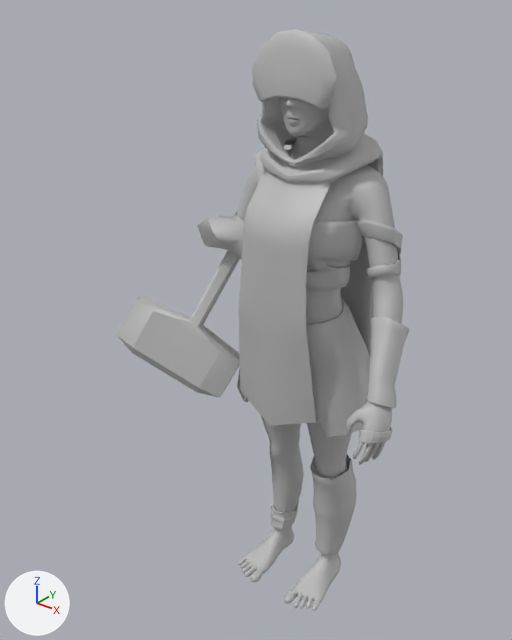
What one commit did to the FBX model Assets/Resources/Betty/Animations/cultist_anim_moving/CULTIST_IDLE_hammer.fbx.
Rendered twice from a camera (50 mm lens) standing at (1.62, -2.35, 2.83) and looking at (-0.21, -0.07, 1.42). The lights are fixed; the arrows at lower left show +X, +Y and +Z. Where no turn or scale is listed for an object, it has been applied to the vertices.

The first picture shows 'CHARACTER', 'HAMMER', 'cultistmask'.
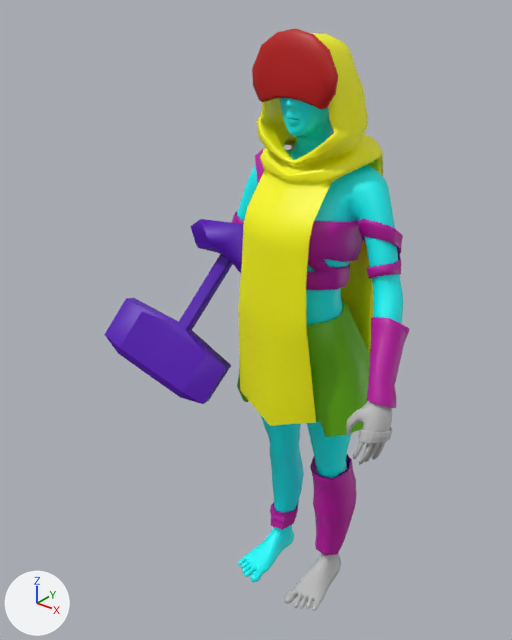
Patch to the scene script:
```diff
--- a/Assets/Resources/Betty/Animations/cultist_anim_moving/CULTIST_IDLE_hammer.fbx.py
+++ b/Assets/Resources/Betty/Animations/cultist_anim_moving/CULTIST_IDLE_hammer.fbx.py
@@ mat_lambert102 @@
+mat_lambert102 = principled_material('lambert102')
+mat_lambert102.base_color = (0.5, 0.0, 0.365)  # pink #bc00a3
@@ mat_lambert98 @@
+mat_lambert98 = principled_material('lambert98')
+mat_lambert98.base_color = (0.0, 1.0, 1.0)  # cyan #00ffff
@@ mat_lambert97 @@
+mat_lambert97 = principled_material('lambert97')
+mat_lambert97.base_color = (1.0, 1.0, 0.0)  # yellow #ffff00
@@ mat_lambert96 @@
+mat_lambert96 = principled_material('lambert96')
+mat_lambert96.base_color = (0.135, 0.5, 0.0)  # green #67bc00
@@ mat_lambert99 @@
+mat_lambert99 = principled_material('lambert99')
+mat_lambert99.base_color = (0.5, 0.0, 0.0)  # red #bc0000
@@ mat_lambert104 @@
+mat_lambert104 = principled_material('lambert104')
+mat_lambert104.base_color = (0.0961, 0.0, 0.5)  # purple #5700bc
@@ me_mesh @@
 me_mesh.from_pydata(...)  # 7319 vertices, 7166 faces; spans x -0.43..0.6, y -0.37..0.37, z -0.02..2.64
 # used by ob_character; location = (0.0, 0.0, 0.0)
+# me_mesh part 1: 402 of the faces centred in x -0.36..0.36, y -0.18..0.35, z 1.01..1.56 switch from mat_lambert93 (grey #bcbcbc) to mat_lambert96 (green #67bc00)
+# me_mesh part 2: 1232 of the faces centred in x -0.42..0.58, y -0.28..0.22, z 1.32..2.16 switch from mat_lambert93 (grey #bcbcbc) to mat_lambert102 (pink #bc00a3)
+# me_mesh part 3: 345 of the faces centred in x -0.21..0.24, y -0.04..0.25, z 0.15..0.73 switch from mat_lambert93 (grey #bcbcbc) to mat_lambert102 (pink #bc00a3)
+# me_mesh part 4: 2561 of the faces centred in x -0.39..0.49, y -0.23..0.23, z -0.01..2.61 switch from mat_lambert93 (grey #bcbcbc) to mat_lambert98 (cyan #00ffff)
+# me_mesh part 5: 1594 of the faces centred in x -0.25..0.25, y -0.25..0.32, z 1.03..2.64 switch from mat_lambert93 (grey #bcbcbc) to mat_lambert97 (yellow #ffff00)
@@ me_mesh_002 @@
 me_mesh_002.from_pydata(...)  # 126 vertices, 128 faces; spans x -183.0..120.0, y -72.0..11.0, z -66.0..97.0
-me_mesh_002.materials.append(mat_lambert1)  # grey #bcbcbc
+me_mesh_002.materials.append(mat_lambert104)  # purple #5700bc
@@ me_mesh_001 @@
 me_mesh_001.from_pydata(...)  # 112 vertices, 112 faces; spans x -0.201..0.181, y -0.035..0.028, z -0.056..0.213
-me_mesh_001.materials.append(mat_lambert93)  # grey #bcbcbc
+me_mesh_001.materials.append(mat_lambert99)  # red #bc0000
@@ ob_hammer @@
 ob_hammer = bpy.data.objects.new('HAMMER', me_mesh_002)
-ob_hammer.location = (-0.391, -0.044, 1.789)
-ob_hammer.rotation_euler = (-1.28, -2.677, 0.382)  # degrees (-73, -153, 22)
+ob_hammer.location = (-0.417, -0.062, 1.771)
+ob_hammer.rotation_euler = (-1.143, -2.686, 0.254)  # degrees (-65, -154, 15)
 ob_hammer.scale = (0.00188, 0.01, 0.00186)
```

Boxes [x1, y1, x2, y2] around the edits, measured in the pictures (512 x 640 px):
'HAMMER', recoloured, moved, turned (grey to purple): before [116, 216, 244, 398]; after [104, 219, 243, 404]
'cultistmask', recoloured (grey to red): [252, 29, 338, 110] in both
part 1 of me_mesh, recoloured (grey to green): [237, 297, 370, 437] in both
part 2 of me_mesh, recoloured (grey to pink): [233, 149, 410, 408] in both
part 3 of me_mesh, recoloured (grey to purple): [270, 454, 357, 555] in both
part 4 of me_mesh, recoloured (grey to cyan): [237, 98, 403, 582] in both
part 5 of me_mesh, recoloured (grey to yellow): [238, 33, 383, 426] in both
